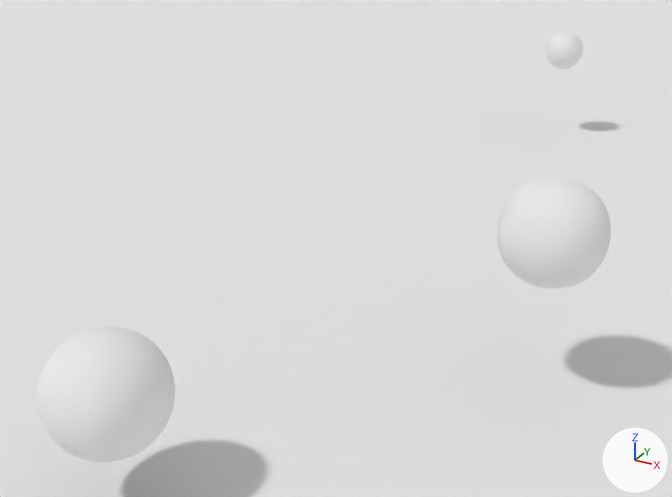
A saved change to the Blender file main_1.0.blend.
The view is the same before and after, from a camera (50 mm lens) standing at (4.67, -9.11, 4.76) and looking at (-0.15, -0.35, 0.38). The axes (+X, +Y, +Z) are drawn at lower right. The lights are the same throughout.

The first picture shows 'Gasper', 'Ground', 'Object1', 'Object2'.
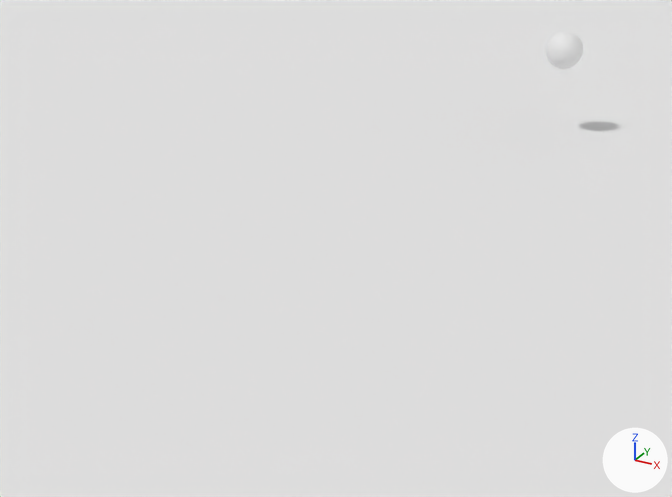
What the commit changed:
Object 'Object1' (ob_object1) is deleted.
Object 'Object2' (ob_object2) is deleted.

Pixel boxes (x1, y1, x2, y2) of what changed, in the pictures (672 x 497 px):
'Object1', deleted: before (37, 327, 175, 462)
'Object2', deleted: before (497, 177, 611, 288)
